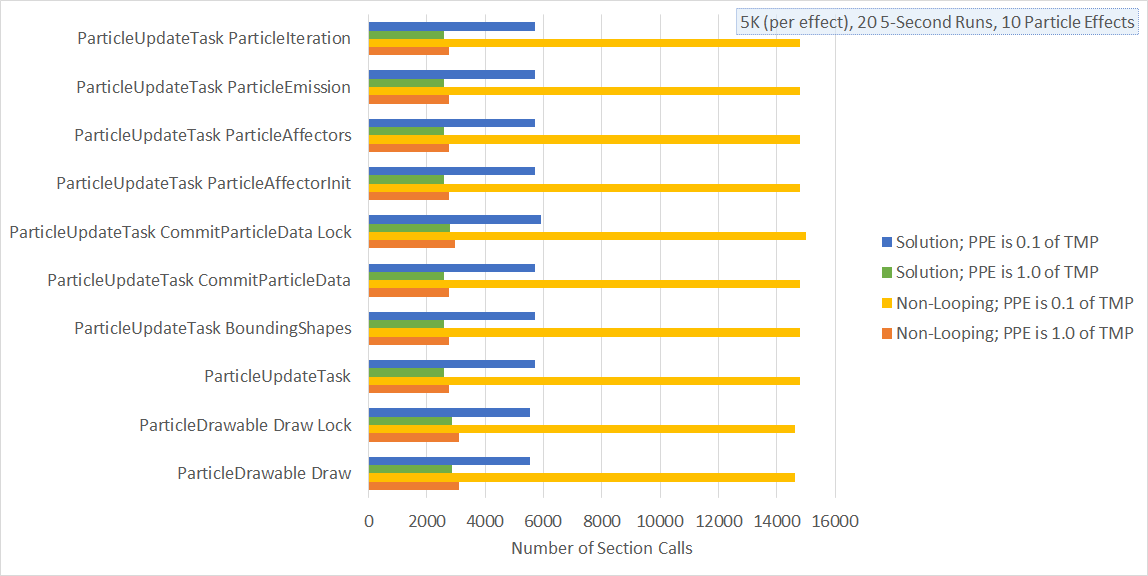
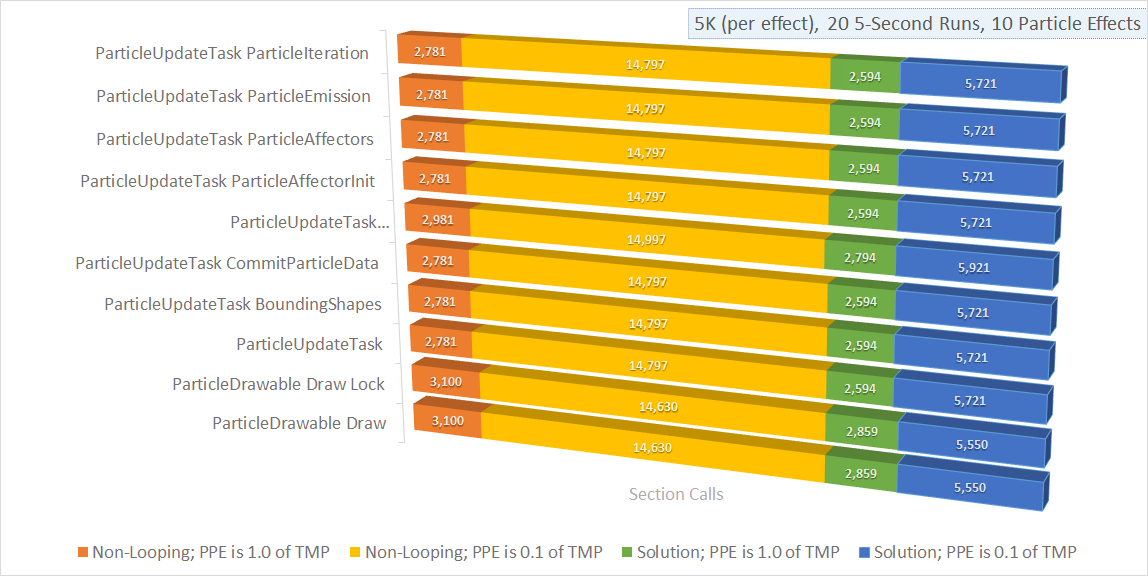
Layers edited between the first and the second 1148 × 576 image:
added layer "Layer 3" above "Layer 2" over (x1=10, y1=8, x2=1147, y2=561)
